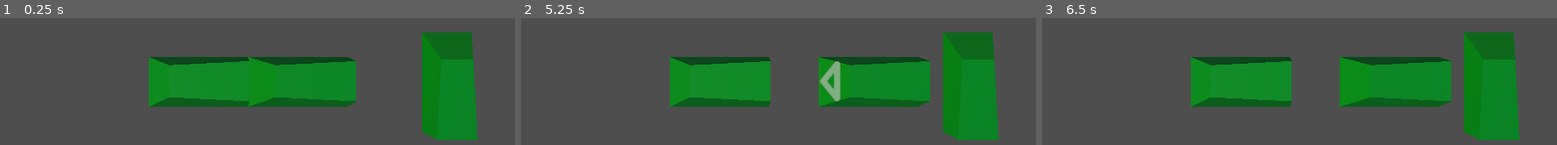
Above: before the commit, frames 1-3 (left to right).
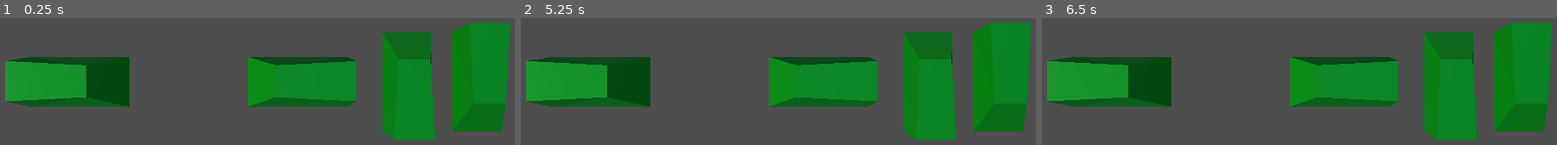
Above: after the commit, the same moments.

Repository: Acvarium/GoParking
Game: Godot game, scene res://scenes/main.tscn
Same seed, same stepped clock (60 frames per second), same inputs: the game is played once before the commit and once after it.
Inputs (mouse positions are in pixels of both pictures, inside the frame that each line leads up to):
- Up to frame 1 (0.25 s): no input
- Up to frame 2 (5.25 s): tap Enter at 0.5, 2, 3.5 s; move the mouse to (969, 71) at 0.52 s; click (969, 71) at 0.6 s; tap Space at 1.25, 2.75, 4.25 s; move the mouse to (685, 110) at 1.27 s; click (685, 110) at 1.35 s; move the mouse to (outside the picture) at 2.02 s; click (outside the picture) at 2.1 s; move the mouse to (outside the picture) at 2.77 s; click (outside the picture) at 2.85 s; move the mouse to (outside the picture) at 3.52 s; click (outside the picture) at 3.6 s; move the mouse to (613, 31) at 4.27 s; click (613, 31) at 4.35 s; move the mouse to (850, 90) at 5.02 s; click (850, 90) at 5.1 s
- Up to frame 3 (6.5 s): move the mouse to (outside the picture) at 5.77 s; click (outside the picture) at 5.85 s

The runs differ from the first frame. In frame 1, 33% of the frame differs, in the area x 0-100%, y 4-96%; in frame 2, 38%; in frame 3, 37%.

Commit message:
Slide mode

Diff:
--- /dev/null
+++ b/game/scenes/carM.tscn
@@ -0,0 +1,71 @@
+[gd_scene load_steps=5 format=2]
+
+[ext_resource path="res://scripts/carM.gd" type="Script" id=1]
+[ext_resource path="res://models/car00.tscn" type="PackedScene" id=2]
+
+[sub_resource type="BoxShape" id=1]
+
+extents = Vector3( 1, 0.3, 0.5 )
+
+[sub_resource type="BoxShape" id=2]
+
+extents = Vector3( 1.03181, 0.255381, 0.53295 )
+
+[node name="car" type="KinematicBody"]
+
+input_ray_pickable = true
+input_capture_on_drag = true
+collision_layer = 1
+collision_mask = 1
+axis_lock_linear_x = false
+axis_lock_linear_y = false
+axis_lock_linear_z = false
+axis_lock_angular_x = false
+axis_lock_angular_y = false
+axis_lock_angular_z = false
+collision/safe_margin = 0.001
+script = ExtResource( 1 )
+_sections_unfolded = [ "Axis Lock", "Collision", "collision" ]
+
+[node name="CollisionShape" type="CollisionShape" parent="." index="0"]
+
+transform = Transform( 1, 0, 0, 0, 1, 0, 0, 0, 1, 0, 0.5, 0 )
+shape = SubResource( 1 )
+disabled = false
+_sections_unfolded = [ "Transform" ]
+
+[node name="car00" parent="." index="1" instance=ExtResource( 2 )]
+
+[node name="Area" type="Area" parent="." index="2"]
+
+input_ray_pickable = false
+input_capture_on_drag = false
+space_override = 0
+gravity_point = false
+gravity_distance_scale = 0.0
+gravity_vec = Vector3( 0, -1, 0 )
+gravity = 9.8
+linear_damp = 0.1
+angular_damp = 1.0
+priority = 0.0
+monitoring = true
+monitorable = true
+collision_layer = 1
+collision_mask = 1
+audio_bus_override = false
+audio_bus_name = "Master"
+reverb_bus_enable = false
+reverb_bus_name = "Master"
+reverb_bus_amount = 0.0
+reverb_bus_uniformity = 0.0
+
+[node name="CollisionShape2" type="CollisionShape" parent="Area" index="0"]
+
+transform = Transform( 1, 0, 0, 0, 1, 0, 0, 0, 1, 0, 0.5, 0 )
+shape = SubResource( 2 )
+disabled = false
+_sections_unfolded = [ "Transform" ]
+
+[connection signal="input_event" from="." to="." method="_on_car_input_event"]
+
+[connection signal="body_entered" from="Area" to="." method="_on_Area_body_entered"]
--- a/game/scenes/main.tscn
+++ b/game/scenes/main.tscn
@@ -1,6 +1,7 @@
-[gd_scene load_steps=4 format=2]
-
-[ext_resource path="res://scenes/car.tscn" type="PackedScene" id=1]
+[gd_scene load_steps=6 format=2]
+
+[ext_resource path="res://scripts/Camera.gd" type="Script" id=1]
+[ext_resource path="res://scenes/carM.tscn" type="PackedScene" id=2]
 
 [sub_resource type="ProceduralSky" id=2]
 
@@ -102,25 +103,19 @@
 adjustment_saturation = 1.0
 _sections_unfolded = [ "Background" ]
 
-[node name="main" type="Spatial"]
-
-[node name="car" parent="." index="0" instance=ExtResource( 1 )]
-
-[node name="car3" parent="." index="1" instance=ExtResource( 1 )]
-
-transform = Transform( -4.37114e-08, 0, -1, 0, 1, 0, 1, 0, -4.37114e-08, 3, 0, 0 )
-
-[node name="car2" parent="." index="2" instance=ExtResource( 1 )]
-
-transform = Transform( 1, 0, 0, 0, 1, 0, 0, 0, 1, -2, 0, 0 )
-
-[node name="WorldEnvironment" type="WorldEnvironment" parent="." index="3"]
+[sub_resource type="PlaneShape" id=4]
+
+plane = Plane( 0, 1, 0, 0 )
+
+[node name="main" type="Spatial" index="0"]
+
+[node name="WorldEnvironment" type="WorldEnvironment" parent="." index="0"]
 
 environment = SubResource( 3 )
 
-[node name="Camera" type="Camera" parent="." index="4"]
-
-transform = Transform( 1, 0, 0, 0, -4.37114e-08, 1, 0, -1, -4.37114e-08, 0, 14.8721, 0.179626 )
+[node name="Camera" type="Camera" parent="." index="1"]
+
+transform = Transform( 1, 0, 0, 0, -1.62921e-07, 1, 0, -1, -1.62921e-07, 0, 14.8721, 0.179626 )
 keep_aspect = 1
 cull_mask = 1048575
 environment = null
@@ -133,8 +128,18 @@
 size = 1.0
 near = 0.05
 far = 100.0
-
-[node name="DirectionalLight" type="DirectionalLight" parent="." index="5"]
+script = ExtResource( 1 )
+_sections_unfolded = [ "Transform" ]
+
+[node name="RayCast" type="RayCast" parent="Camera" index="0"]
+
+transform = Transform( 0.999986, -0.00299605, 0.00436609, 0.00298258, 0.999991, 0.00308972, -0.00437531, -0.00307665, 0.999986, 0, 5.57225e-09, 0 )
+enabled = true
+exclude_parent = false
+cast_to = Vector3( 0, 0, -1000 )
+collision_mask = 16
+
+[node name="DirectionalLight" type="DirectionalLight" parent="." index="2"]
 
 transform = Transform( 0.258819, 0.620885, -0.739942, 0, 0.766044, 0.642788, 0.965926, -0.166366, 0.198267, 0, 2, 5 )
 layers = 1
@@ -160,3 +165,40 @@
 directional_shadow_bias_split_scale = 0.25
 directional_shadow_depth_range = 0
 directional_shadow_max_distance = 200.0
+
+[node name="car" parent="." index="3" instance=ExtResource( 2 )]
+
+_sections_unfolded = [ "Axis Lock", "Collision", "Transform", "collision" ]
+
+[node name="car2" parent="." index="4" instance=ExtResource( 2 )]
+
+transform = Transform( -1, 0, -8.74228e-08, 0, 1, 0, 8.74228e-08, 0, -1, -4.39237, 0, 0 )
+_sections_unfolded = [ "Axis Lock", "Collision", "Transform", "collision" ]
+
+[node name="car3" parent="." index="5" instance=ExtResource( 2 )]
+
+transform = Transform( -1.62921e-07, 0, 1, 0, 1, 0, -1, 0, -1.62921e-07, 3.60763, 0, 0 )
+_sections_unfolded = [ "Axis Lock", "Collision", "Transform", "collision" ]
+
+[node name="car4" parent="." index="6" instance=ExtResource( 2 )]
+
+transform = Transform( -1.62921e-07, 0, -1, 0, 1, 0, 1, 0, -1.62921e-07, 2.19722, 0, 0 )
+axis_lock_linear_y = true
+_sections_unfolded = [ "Axis Lock", "Collision", "Transform", "collision" ]
+
+[node name="StaticBody" type="StaticBody" parent="." index="7"]
+
+input_ray_pickable = true
+input_capture_on_drag = false
+collision_layer = 16
+collision_mask = 16
+friction = 1.0
+bounce = 0.0
+constant_linear_velocity = Vector3( 0, 0, 0 )
+constant_angular_velocity = Vector3( 0, 0, 0 )
+_sections_unfolded = [ "Collision" ]
+
+[node name="CollisionShape" type="CollisionShape" parent="StaticBody" index="0"]
+
+shape = SubResource( 4 )
+disabled = false
--- /dev/null
+++ b/game/scripts/Camera.gd
@@ -0,0 +1,18 @@
+extends Camera
+
+var ray
+var cursor3D = Vector3()
+
+func _ready():
+	ray = $RayCast
+
+func _process(delta):
+	var ray_lenght = 1000
+	var mouse_pos = get_viewport().get_mouse_position()
+	var to = project_local_ray_normal(mouse_pos) * ray_lenght
+#	to = to.rotated(Vector3(1,0,0), PI/2)
+	ray.cast_to = to
+	ray.force_raycast_update()
+	if ray.is_colliding():
+		cursor3D = ray.get_collision_point()
+#		get_node("../car").translation = ray.get_collision_point()
--- /dev/null
+++ b/game/scripts/carM.gd
@@ -0,0 +1,36 @@
+extends KinematicBody
+
+var isPressed = false
+var cam
+var maskVec = Vector3()
+var clickOffset = Vector3()
+
+func _ready():
+	set_physics_process(false)
+	cam = get_node("../Camera")
+	maskVec = Vector3(1,0,0).rotated(Vector3(0,1,0), rotation.y).abs()
+
+func _physics_process(delta):
+	if isPressed:
+		var slideVec = ((cam.cursor3D + clickOffset) - translation) * maskVec * 0.1
+		move_and_collide(slideVec)
+
+func _on_car_input_event(camera, event, click_position, click_normal, shape_idx):
+	if event is InputEventMouseButton:
+		if event.pressed:
+			isPressed = true
+			set_physics_process(true)
+			Input.set_mouse_mode(Input.MOUSE_MODE_HIDDEN)
+			clickOffset = translation - cam.cursor3D
+		else:
+			isPressed = false
+			set_physics_process(false)
+			print(translation)
+			Input.set_mouse_mode(Input.MOUSE_MODE_VISIBLE)
+
+
+func _on_Area_body_entered(body):
+	if body != self:
+		isPressed = false
+		set_physics_process(false)
+		print("aaaaaaaaaaaaaaaaaaaa");
